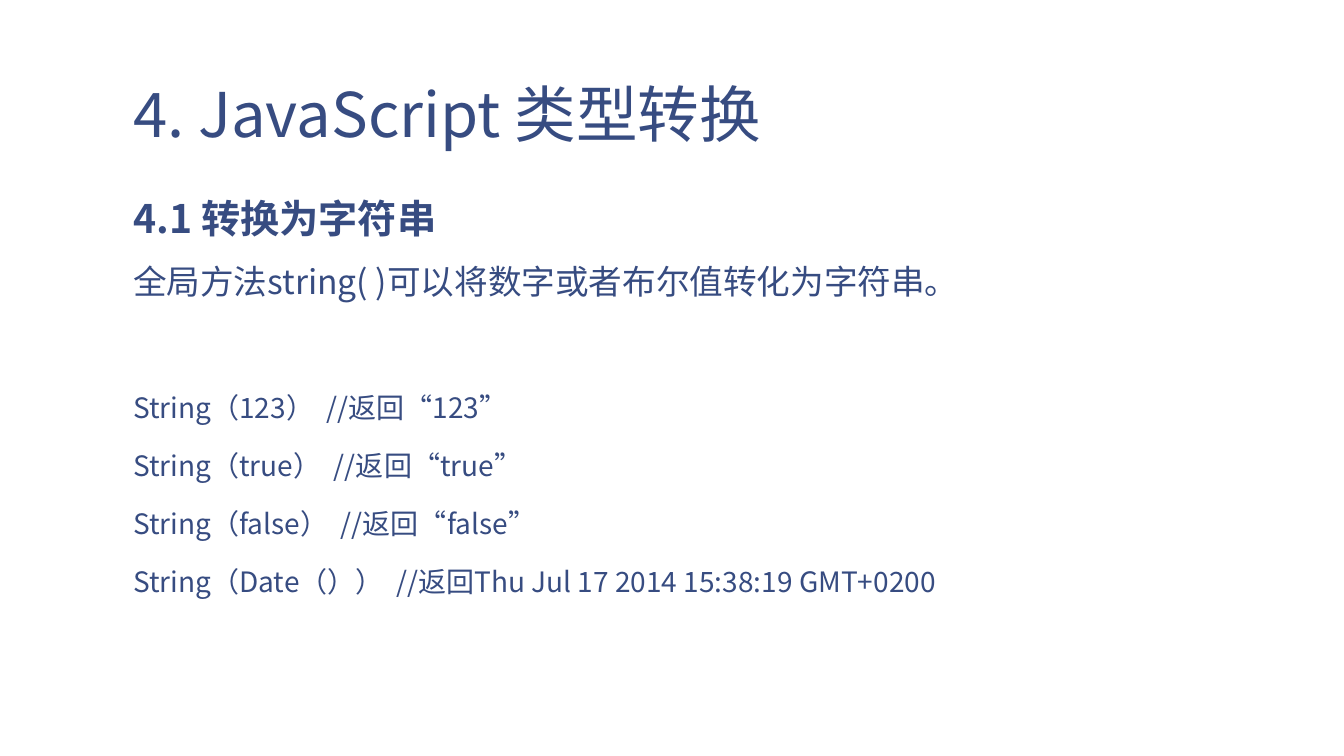
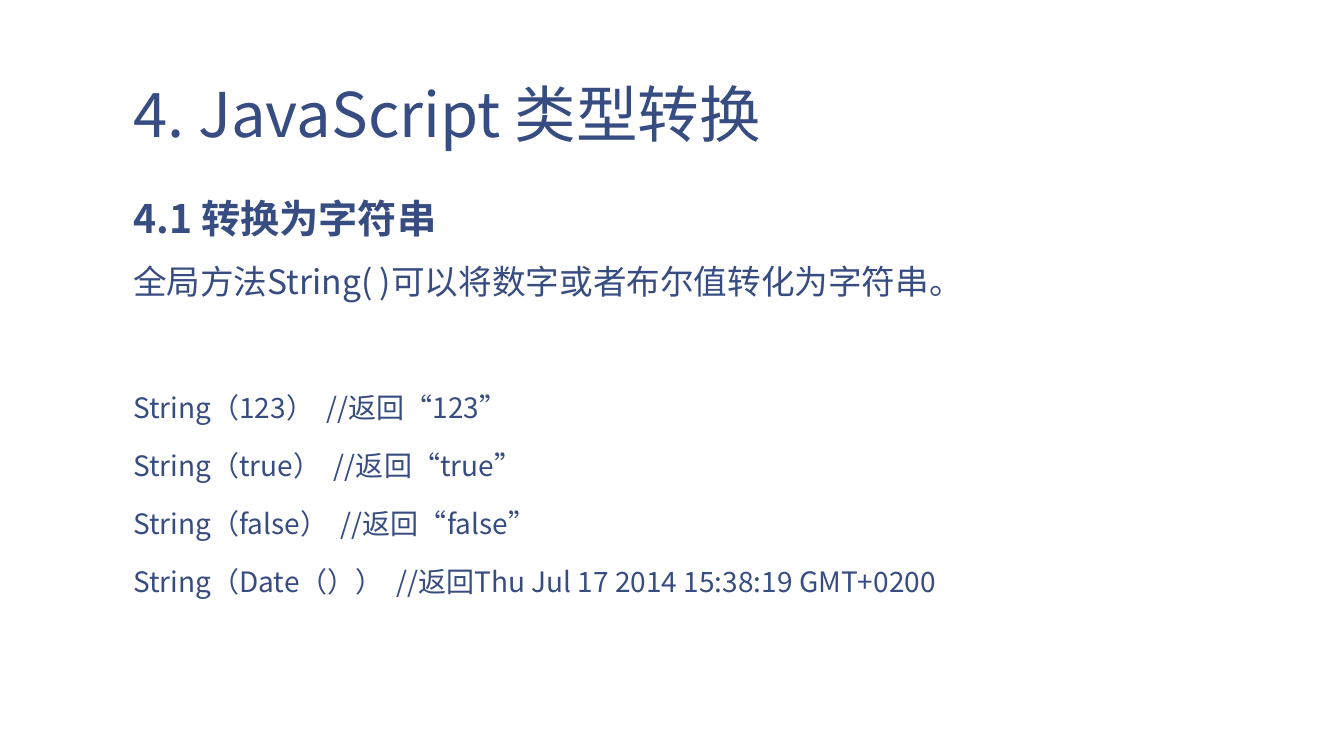
Before and after one commit to eventao/courseware, a slide deck: slide 15 of ppt/js/JavaScript初级教程.pptx (slide 13 before the commit). Drawn at 1344x756 pixels with LibreOffice and Linux fonts; fonts in the diff are those of the drawing; background and template pictures are left out. Boxes give left, top, right and bottom in pixels: in the first picture for what was removed or moved away, otherwise in the second. Text is boxed around its words. In the diff, an @@ line names an element or a change of style, - is before the commit and + after.

```diff
--- a/ppt/js/JavaScript初级教程.pptx
+++ b/ppt/js/JavaScript初级教程.pptx
@@ text at (133, 265, 963, 303): text changed @@
-全局方法string( )可以将数字或者布尔值转化为字符串。
+全局方法String( )可以将数字或者布尔值转化为字符串。
```
Also in this commit, not shown: 4 other slides changed, 2 slides added.
